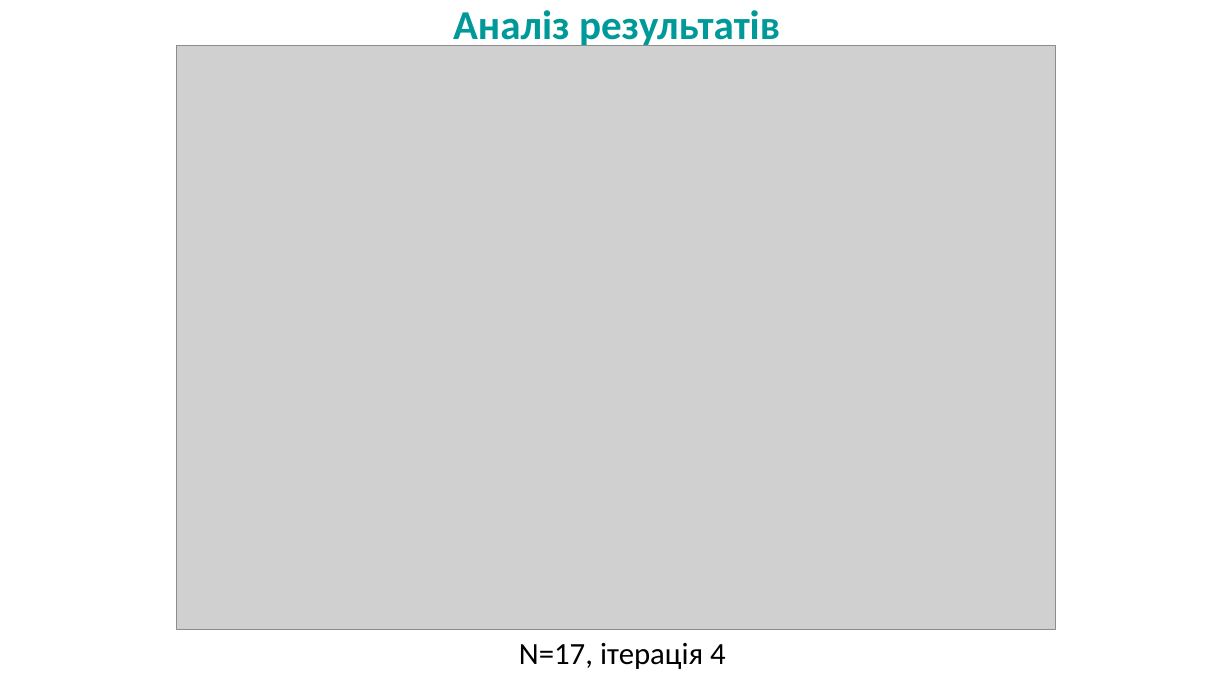
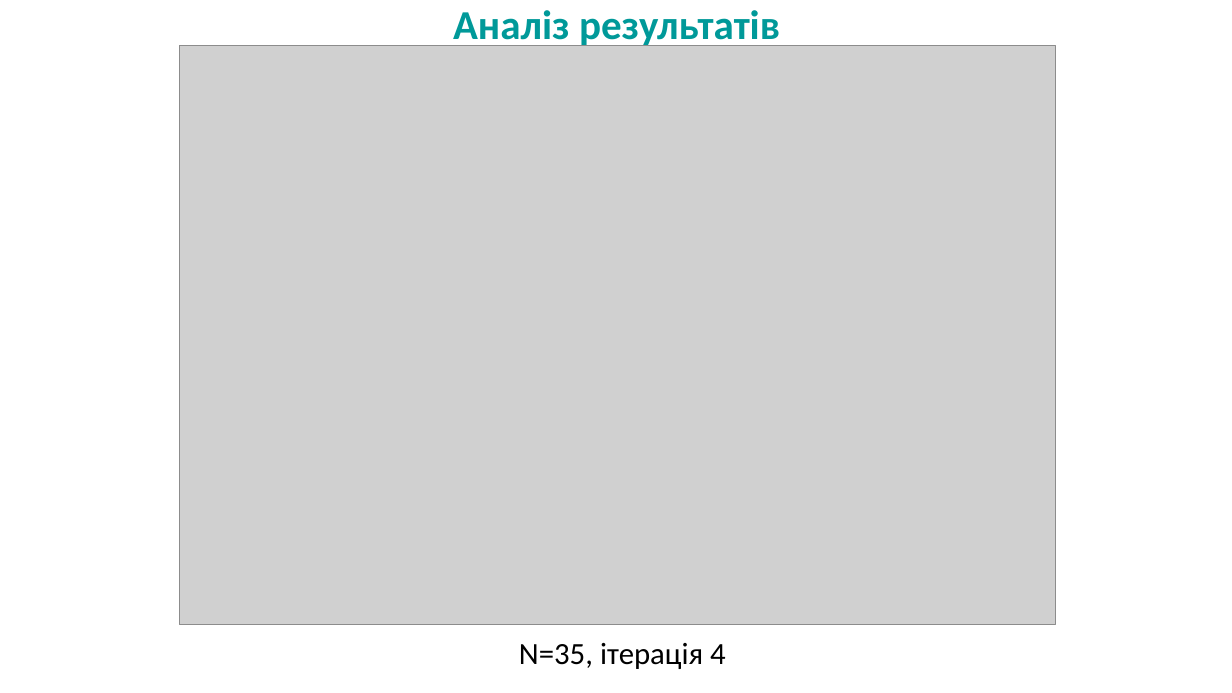
Before and after one commit to BohdanRomaniuk/AdaptiveFEM, a slide deck: slide 13 of docs/Романюк Богдан ПМі-53.pptx. Drawn at 1232x693 pixels with LibreOffice and Linux fonts; fonts in the diff are those of the drawing; grey boxes stand for pictures; background and template pictures are left out. Boxes give left, top, right and bottom in pixels: in the first picture for what was removed or moved away, otherwise in the second. Text is boxed around its words. In the diff, an @@ line names an element or a change of style, - is before the commit and + after.

```diff
--- a/docs/Романюк Богдан ПМі-53.pptx
+++ b/docs/Романюк Богдан ПМі-53.pptx
@@ picture: place and size @@
-picture at [177, 46, 1056, 630]
+picture at [179, 46, 1055, 625]
@@ text at [519, 643, 726, 669]: text changed @@
-N=17, ітерація 4
+N=35, ітерація 4
```
Also in this commit, not shown: 5 other slides changed, 3 slides added, 6 other files.
